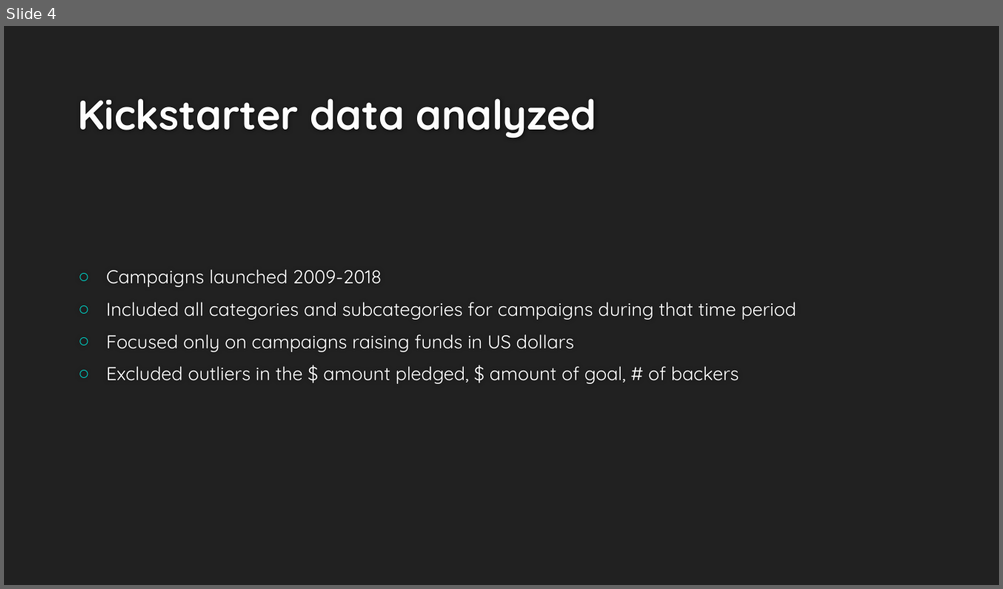
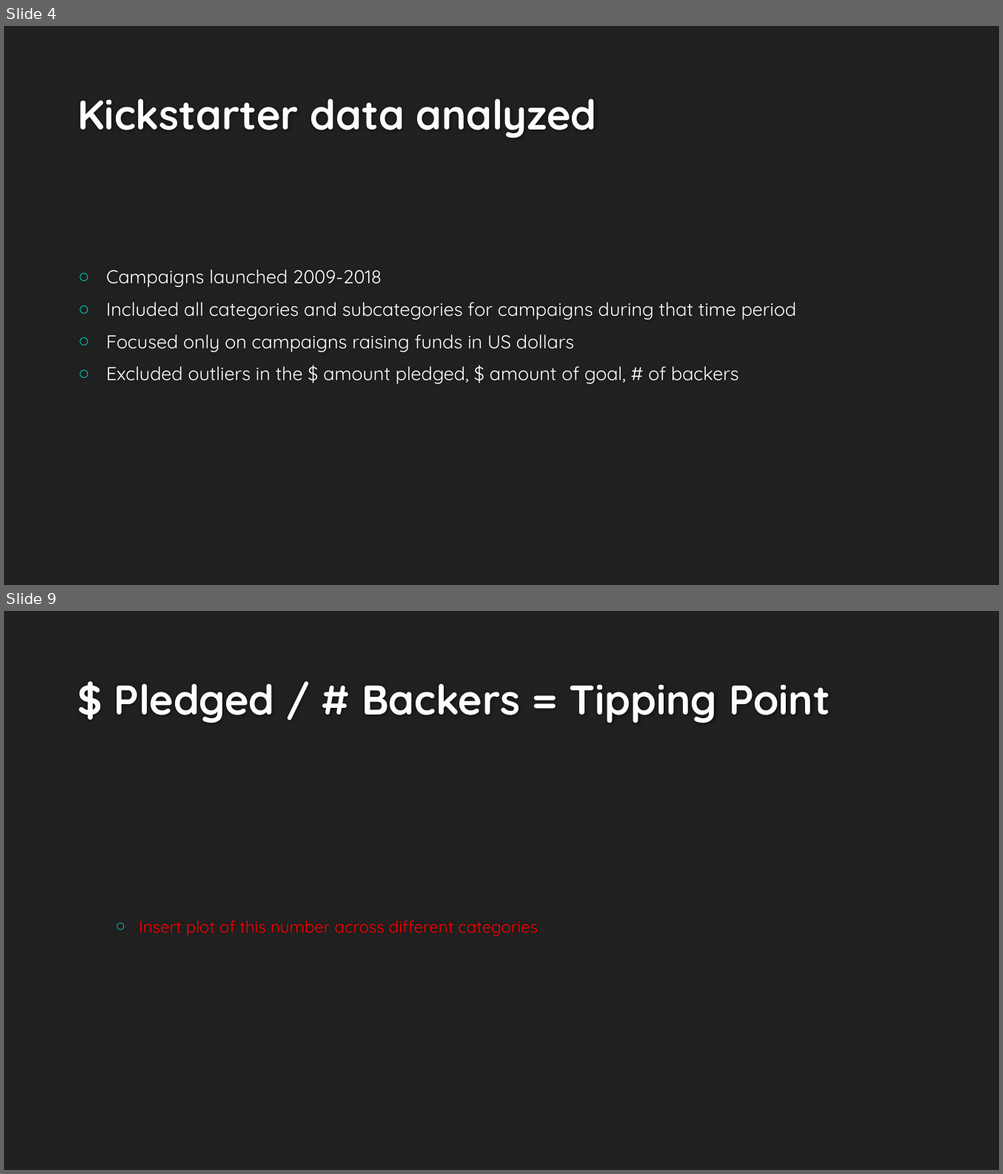
Before and after one commit to jychan-umd/Kickstarter-Data-Analysis, a slide deck: Kickstart your way to success.pptx. Shown one above the other, each under a label of ours: slide 4 before the commit, slides 4 and 9 after it; the slides between them are not shown. The pictures are 1003x589 and 1003x1174 pixels, drawn with LibreOffice and Linux fonts; fonts in the diff are those of the drawing; background and template pictures are left out. Boxes give left, top, right and bottom in pixels: in the first picture for what was removed or moved away, otherwise in the second. Text is boxed around its words. In the diff, an @@ line names an element or a change of style, - is before the commit and + after.

Commit message:
R notebook + PPT
R Notebook
- Script and Outputs - Need to fix something in the R script (might be an issue on my end) so that inline outputs can show up; there is an error message appearing around (in this notebook) line 187 - it is line 99 in the original
- Written Summary -  Need to insert Graph 4 (see above issue)
- PPT links to PPTX file in this GitHub repository

```diff
--- a/Kickstart your way to success.pptx
+++ b/Kickstart your way to success.pptx
@@ slide 9 added at box(4, 611, 999, 1170), background #212121 @@
@@ title added at box(114, 684, 830, 723), 40 pt, text #FEFEFE, bold @@
+$ Pledged / # Backers = Tipping Point
@@ text added at box(139, 920, 538, 937), 16 pt, text #FF0000 @@
+  ○ Insert plot of this number across different categories
```
Also in this commit, not shown: 8 other slides added, 2 other files.
